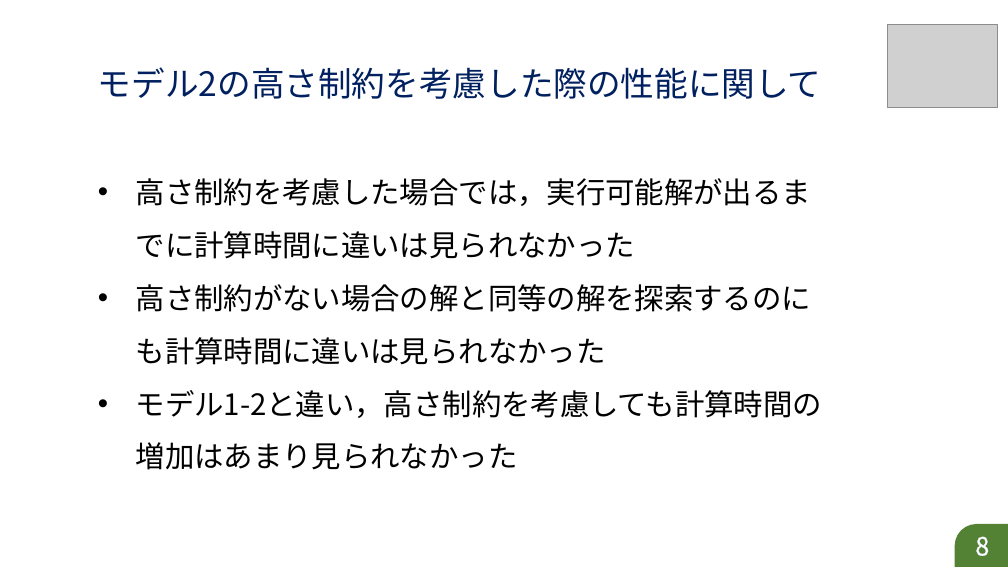
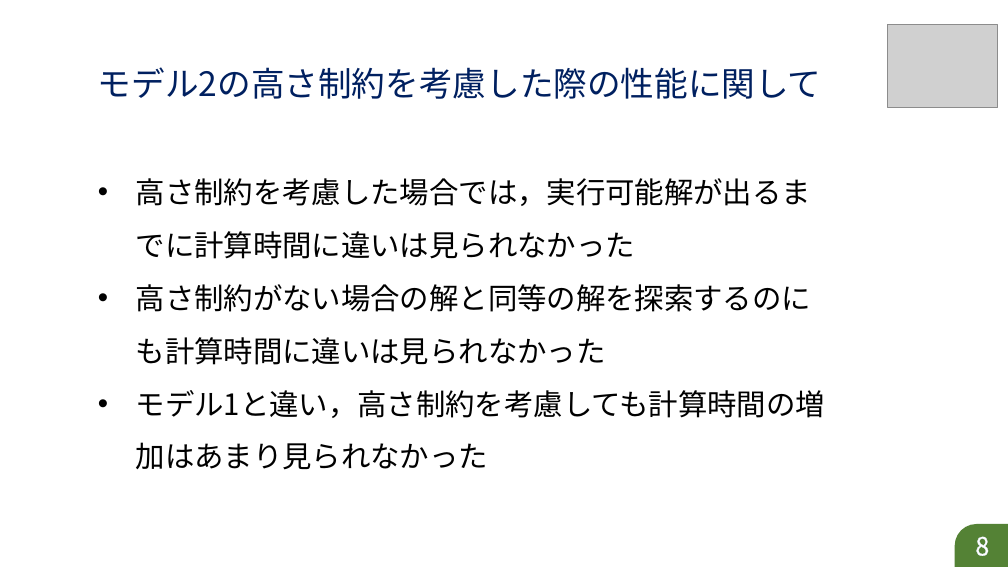
Before and after one commit to r-kurosu/kline_new, a slide deck: slide 8 of 高さ制約に関する比較.pptx. Drawn at 1008x567 pixels with LibreOffice and Linux fonts; fonts in the diff are those of the drawing; grey boxes stand for pictures. Boxes give left, top, right and bottom in pixels: in the first picture for what was removed or moved away, otherwise in the second. Text is boxed around its words. In the diff, an @@ line names an element or a change of style, - is before the commit and + after.

```diff
--- a/高さ制約に関する比較.pptx
+++ b/高さ制約に関する比較.pptx
@@ text at bbox=[136, 390, 825, 470]: text changed @@
-• モデル1-2と違い，高さ制約を考慮しても計算時間の増加はあまり見られなかった
+• モデル1と違い，高さ制約を考慮しても計算時間の増加はあまり見られなかった
```
Also in this commit, not shown: 5 other slides changed.
